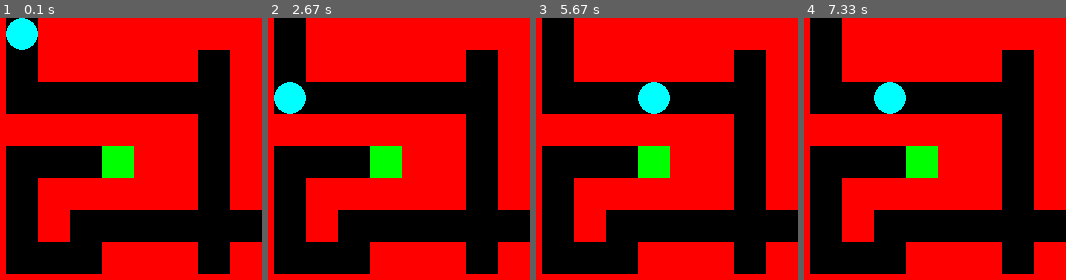
Above: before the commit, frames 1-4 (left to right).
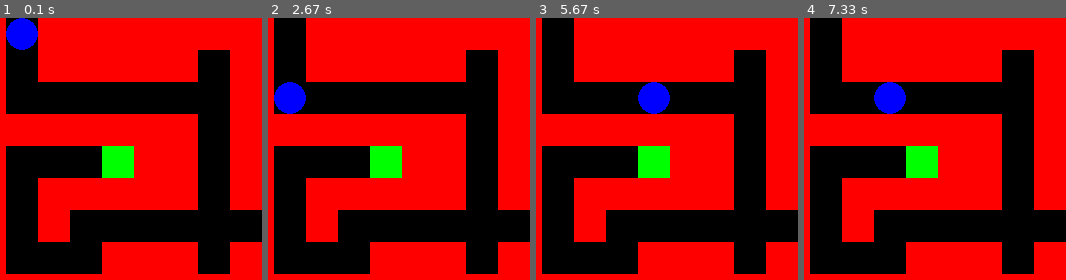
Above: after the commit, the same moments.

Repository: benreid24/PyGame-Learning
Game: pygame game, started from main.py
The game is run twice, just before and just after one commit, with the same random seed, the same clock (stepped at 60 frames per second) and the same inputs.
Inputs:
- Up to frame 1 (0.1 s): no input
- Up to frame 2 (2.67 s): hold Down from 2.4 s (still down)
- Up to frame 3 (5.67 s): release Down at 2.87 s; hold Up 3.33-3.7 s; hold Down 4.4-4.77 s; hold Right from 5.3 s (still down)
- Up to frame 4 (7.33 s): release Right at 5.77 s; hold Right 6.15-6.62 s; hold Left 6.65-7.18 s

The runs differ from the first frame. In frame 1, 1.1% of the frame differs, in the area x 2-15%, y 0-13%; in frame 2, 1.1%; in frame 3, 1.1%; in frame 4, 1.1%.

Commit message:
Change back to blue

Diff:
--- a/main.py
+++ b/main.py
@@ -28,7 +28,7 @@
 block = pygame.Rect(0, 0, 32, 32)
 
 player_pos = (2, 0)
-player_color = (0, 255, 255)
+player_color = (0, 0, 255)
 
 
 def draw_maze():
